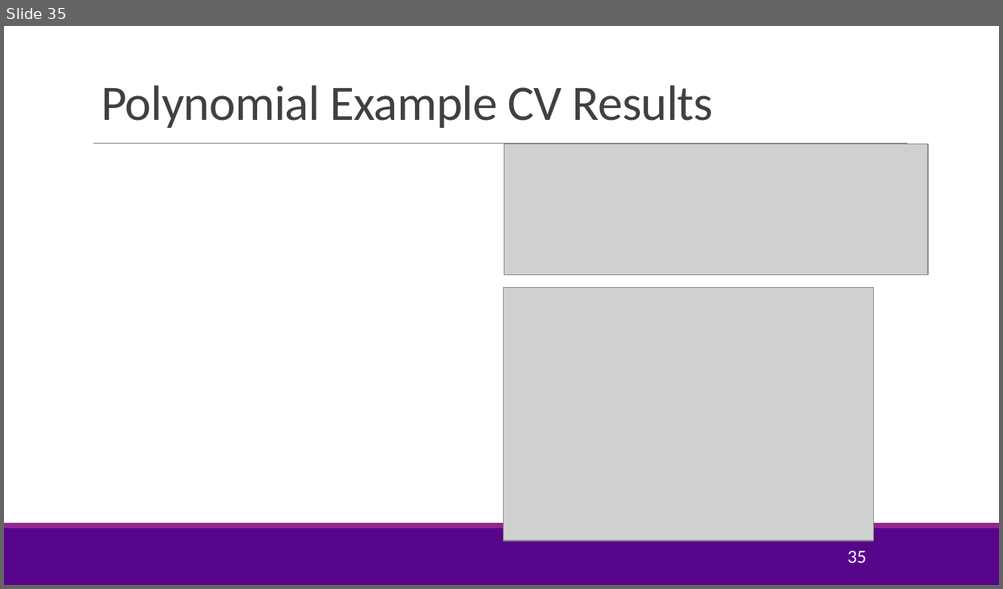
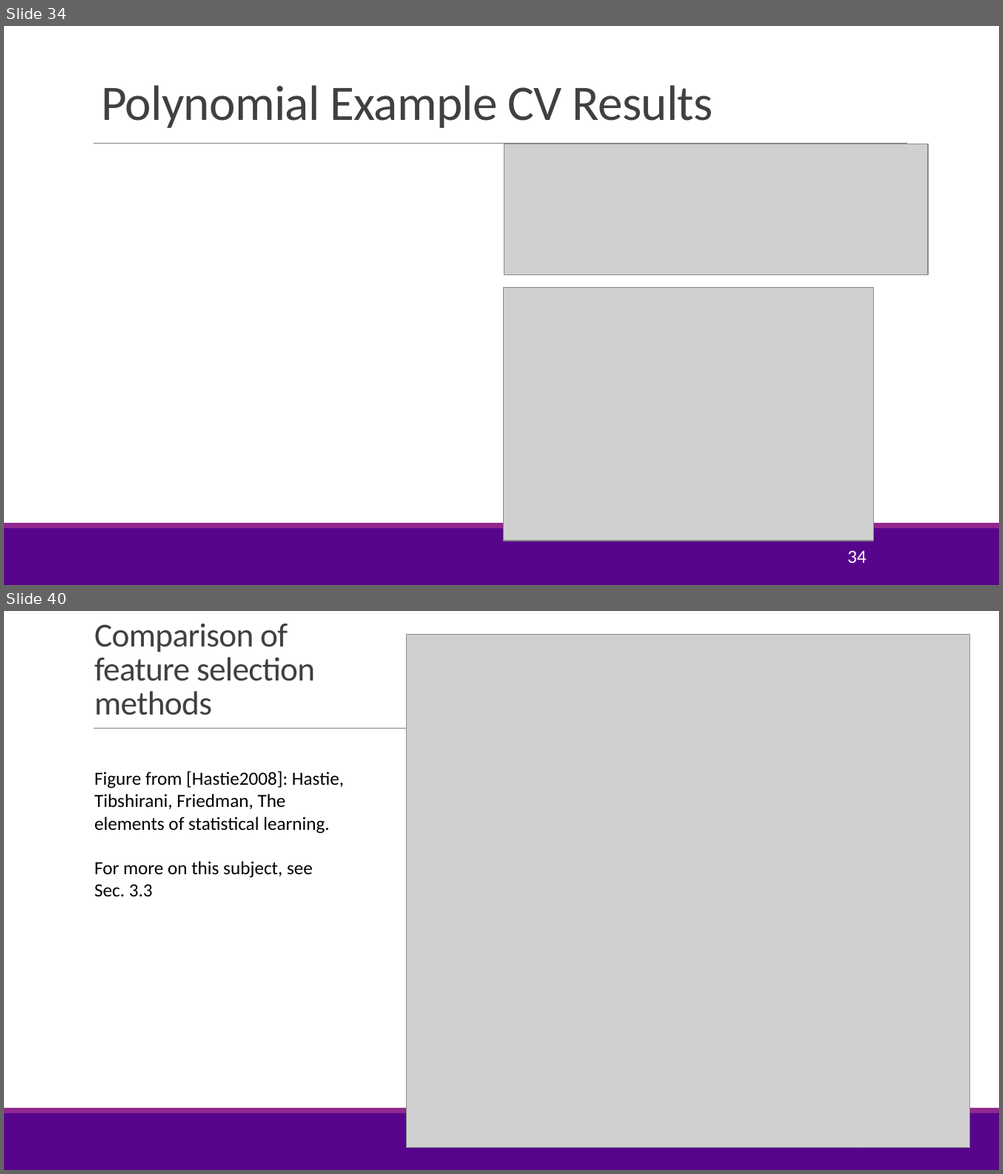
Before and after one commit to joshzzl/introml, a slide deck: lectures/Lect04_ModelSelection.pptx. Shown one above the other, each under a label of ours: slide 35 before the commit, slides 34 and 40 after it; the slides between them are not shown. The pictures are 1003x589 and 1003x1174 pixels, drawn with LibreOffice and Linux fonts; fonts in the diff are those of the drawing; grey boxes stand for pictures; background and template pictures are left out. Boxes give left, top, right and bottom in pixels: in the first picture for what was removed or moved away, otherwise in the second. Text is boxed around its words. In the diff, an @@ line names an element or a change of style, - is before the commit and + after.

Commit message:
Modified the way the bias-variance tradeoff is presented somewhat. Also added a few slides about feature selection. This is necessary since Lab is actually for feature selection.

```diff
--- a/lectures/Lect04_ModelSelection.pptx
+++ b/lectures/Lect04_ModelSelection.pptx
@@ slide 40 added at (4, 611, 999, 1170), background #FFFFFF; not listed: 3 template elements that a slide beside it also shows @@
@@ title added at (94, 624, 315, 715), 32.4 pt, text #404040 @@
+Comparison of feature selection methods
@@ picture added at (406, 634, 970, 1148) @@
@@ text added at (94, 771, 344, 897), 18 pt, text #000000 @@
+Figure from [Hastie2008]: Hastie, Tibshirani, Friedman, The elements of statistical learning.
+For more on this subject, see Sec. 3.3
@@ page number added at (847, 1147, 866, 1153), 18 pt, text #FFFFFF @@
+40
@@ what was slide 35 is now slide 34 @@
@@ page number at (847, 551, 866, 563): text changed @@
-35
+34
```
Also in this commit, not shown: 10 slides changed, 5 other slides added, 1 slide removed, 1 other file.
